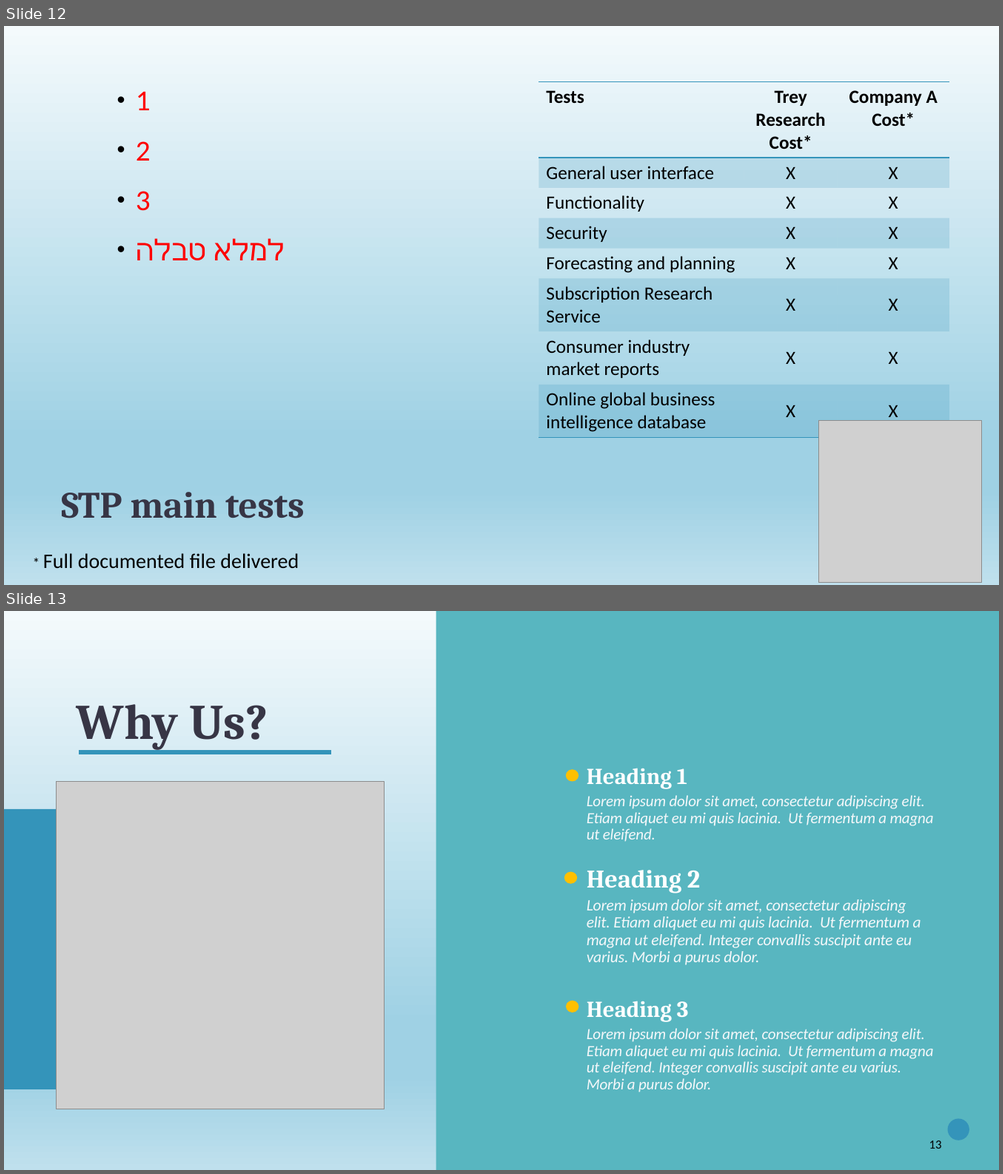
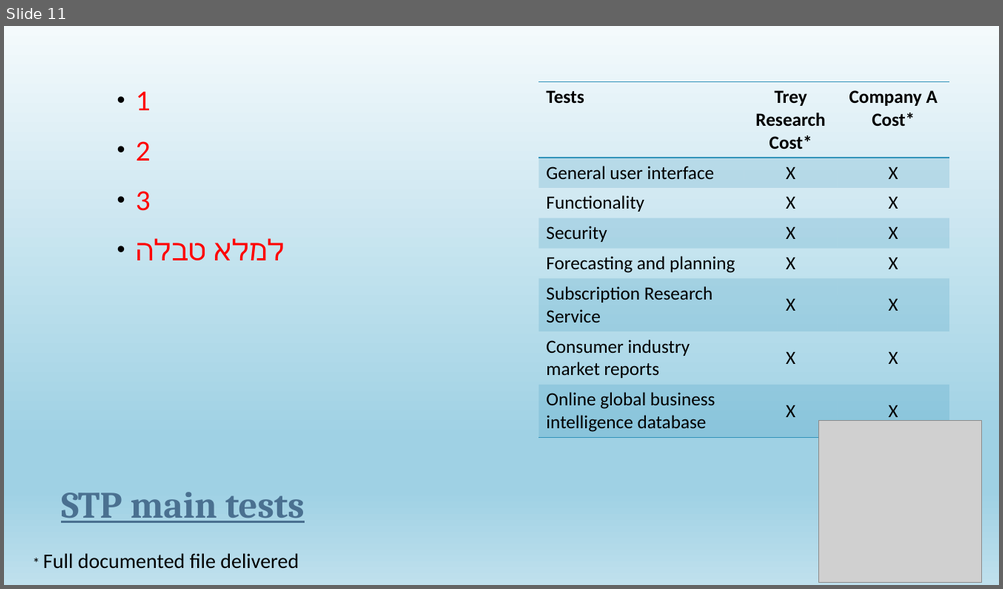
Before and after one commit to Adaneadgo/Pack4u, a slide deck: Pack4U.pptx. Shown one above the other, each under a label of ours: slides 12 and 13 before the commit, slide 11 after it. The pictures are 1003x1174 and 1003x589 pixels, drawn with LibreOffice and Linux fonts; fonts in the diff are those of the drawing; grey boxes stand for pictures. Boxes give left, top, right and bottom in pixels: in the first picture for what was removed or moved away, otherwise in the second. Text is boxed around its words. In the diff, an @@ line names an element or a change of style, - is before the commit and + after.

```diff
--- a/Pack4U.pptx
+++ b/Pack4U.pptx
@@ slide 13 removed at box(4, 611, 999, 1170), background gradient #F5F8FA to #EBF1F5 to #CEDBE6; not listed: 1 template element that a slide beside it also shows @@
@@ freeform shape removed at box(436, 611, 999, 1170) @@
@@ title removed at box(77, 704, 268, 750) @@
-Why Us?
@@ freeform shape removed at box(79, 753, 331, 753) @@
@@ picture removed at box(57, 782, 384, 1111) @@
@@ ellipse removed at box(566, 770, 578, 782) @@
@@ text removed at box(586, 768, 933, 842) @@
-Heading 1
-Lorem ipsum dolor sit amet, consectetur adipiscing elit. Etiam aliquet eu mi quis lacinia. Ut fermentum a magna ut eleifend.
@@ freeform shape removed at box(4, 809, 299, 1090) @@
@@ ellipse removed at box(564, 872, 577, 884) @@
@@ text removed at box(586, 870, 921, 965) @@
-Heading 2
-Lorem ipsum dolor sit amet, consectetur adipiscing elit. Etiam aliquet eu mi quis lacinia. Ut fermentum a magna ut eleifend. Integer convallis suscipit ante eu varius. Morbi a purus dolor.
@@ ellipse removed at box(566, 1001, 578, 1013) @@
@@ text removed at box(586, 1001, 933, 1093) @@
-Heading 3
-Lorem ipsum dolor sit amet, consectetur adipiscing elit. Etiam aliquet eu mi quis lacinia. Ut fermentum a magna ut eleifend. Integer convallis suscipit ante eu varius. Morbi a purus dolor.
@@ ellipse removed at box(947, 1119, 969, 1141) @@
@@ page number removed at box(929, 1141, 942, 1149) @@
-13
@@ what was slide 12 is now slide 11 @@
@@ slide 11 changed as well @@
@@ title "STP main tests" at box(61, 492, 304, 523): text colour #373545 to #4A7090, underline on @@
```
Also in this commit, not shown: 12 other slides changed, 2 slides added, 2 other slides removed.
